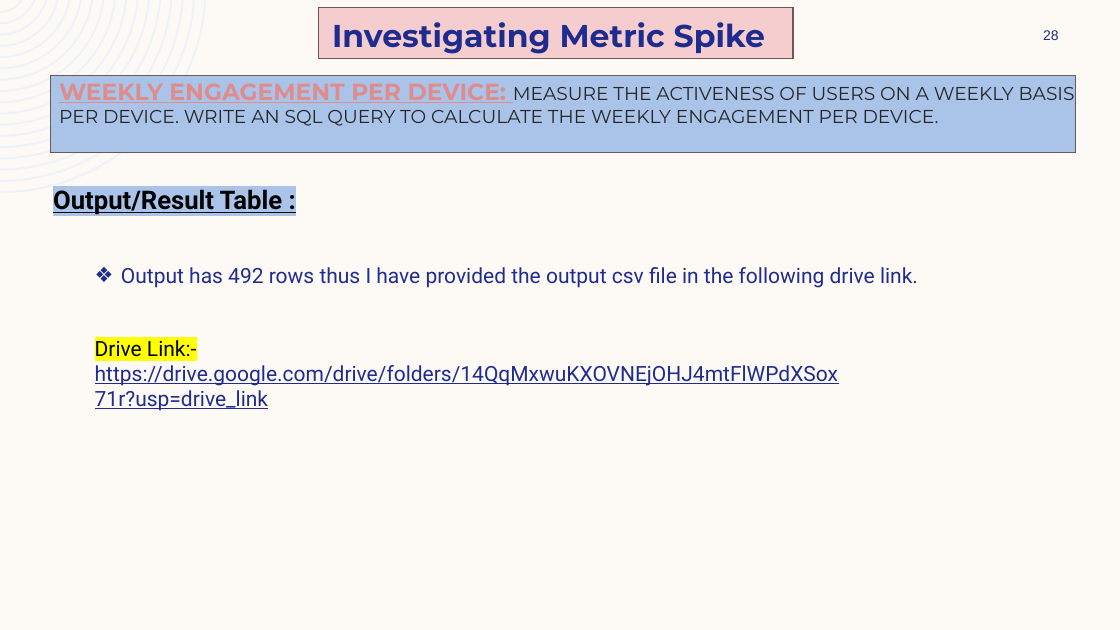
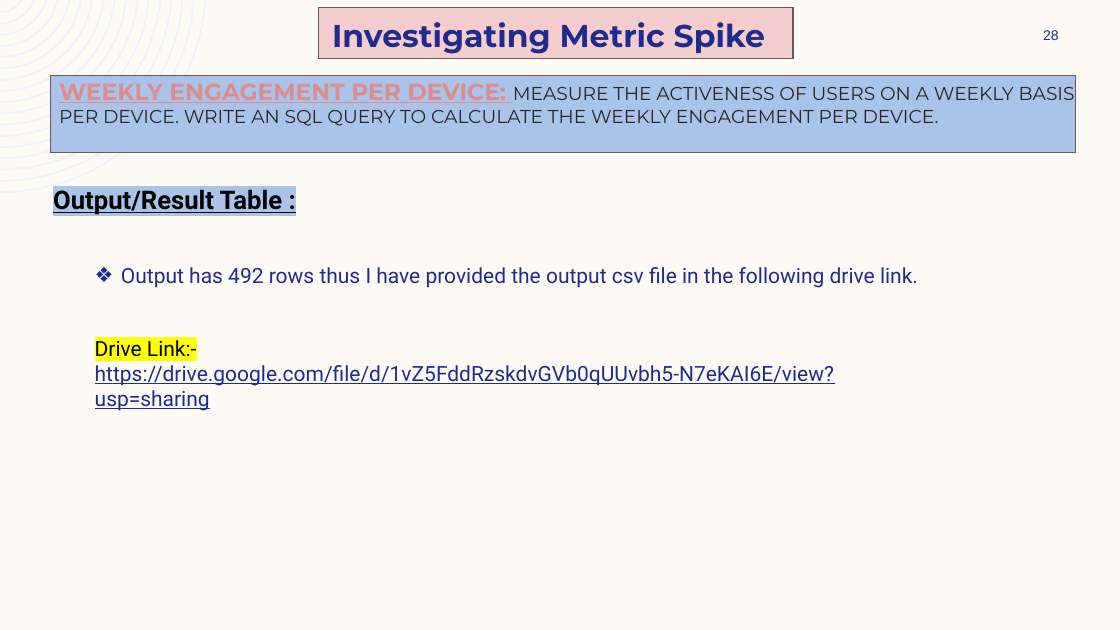
Before and after one commit to ShindeYash/Operation_and_Metric_Analytics, a slide deck: slide 28 of Report - Operation_and_Metric_Analytics.pptx. Drawn at 1120x630 pixels with LibreOffice and Linux fonts; fonts in the diff are those of the drawing. Boxes give left, top, right and bottom in pixels: in the first picture for what was removed or moved away, otherwise in the second. Text is boxed around its words. In the diff, an @@ line names an element or a change of style, - is before the commit and + after.

```diff
--- a/Report - Operation_and_Metric_Analytics.pptx
+++ b/Report - Operation_and_Metric_Analytics.pptx
@@ text at (x1=95, y1=336, x2=834, y2=411): text changed @@
-Drive Link:- https://drive.google.com/drive/folders/14QqMxwuKXOVNEjOHJ4mtFlWPdXSox71r?usp=drive_link
+Drive Link:-
+https://drive.google.com/file/d/1vZ5FddRzskdvGVb0qUUvbh5-N7eKAI6E/view?usp=sharing
```
Also in this commit, not shown: 1 other slide changed.
